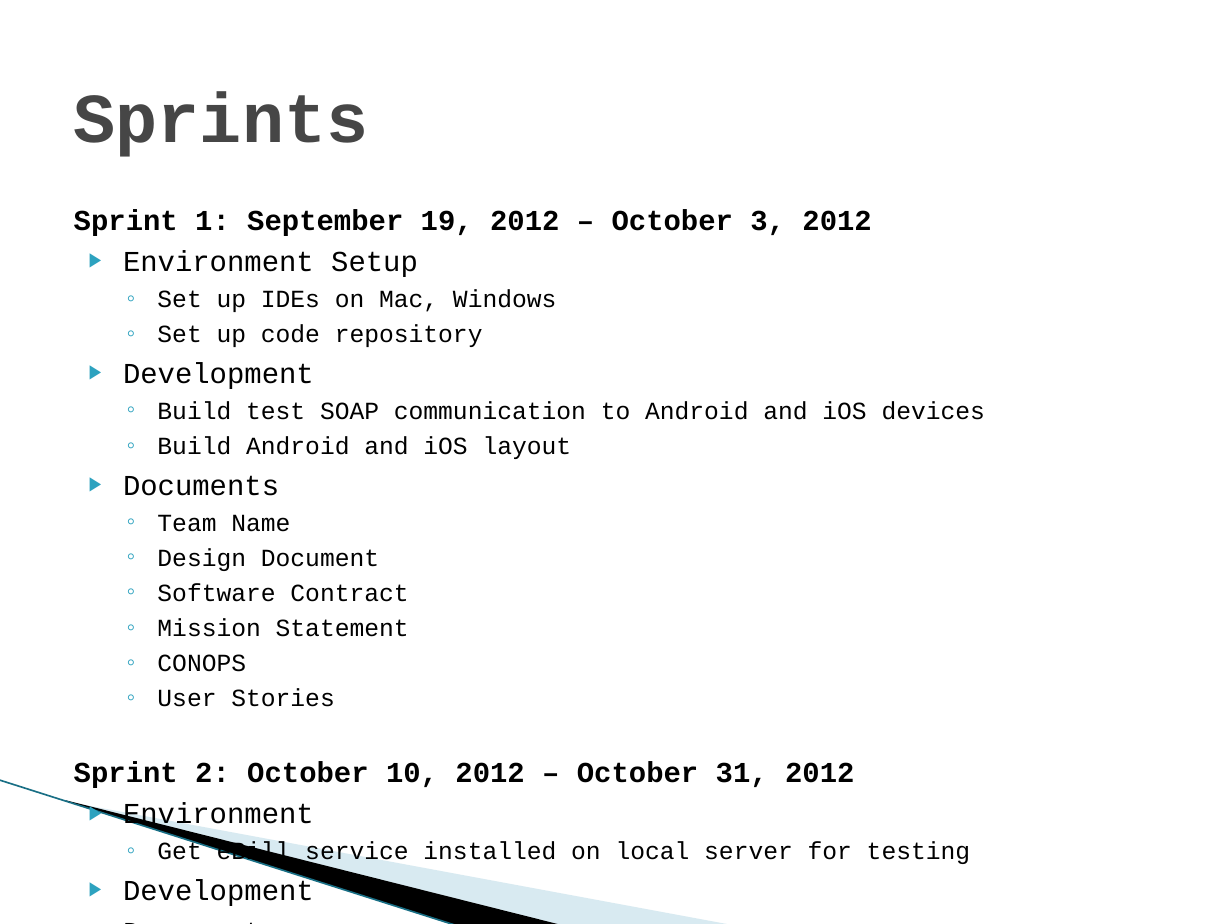
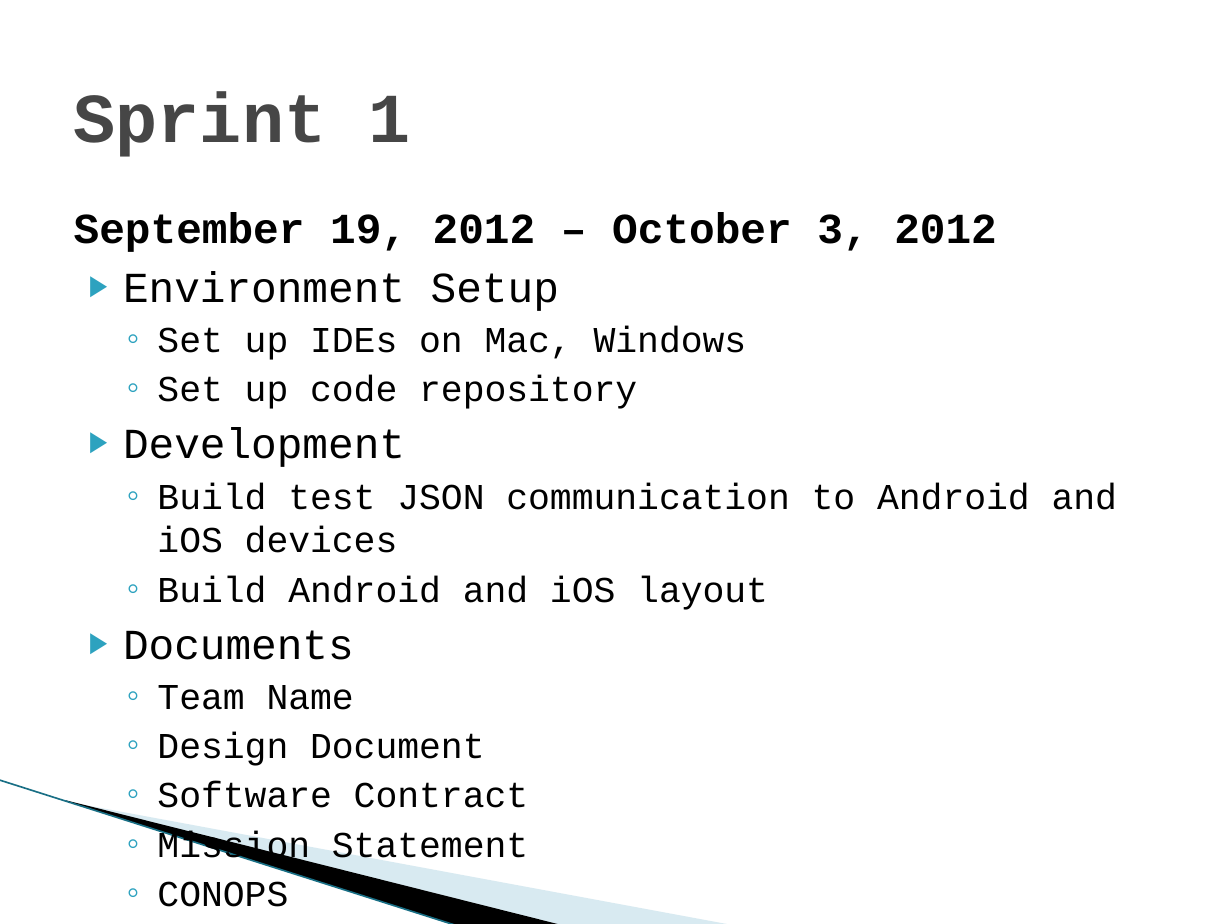
Before and after one commit to SDSMT-CSC/ECPMA, a slide deck: slide 12 of Documentation/Presentation1.pptx (slide 6 before the commit). Drawn at 1232x924 pixels with LibreOffice and Linux fonts; fonts in the diff are those of the drawing; background and template pictures are left out. Boxes give left, top, right and bottom in pixels: in the first picture for what was removed or moved away, otherwise in the second. Text is boxed around its words. In the diff, an @@ line names an element or a change of style, - is before the commit and + after.

```diff
--- a/Documentation/Presentation1.pptx
+++ b/Documentation/Presentation1.pptx
@@ title at box(74, 91, 410, 157): text changed @@
-Sprints
+Sprint 1
@@ text at box(74, 212, 997, 252): text changed; size 16.9 to 25 pt @@
-Sprint 1: September 19, 2012 – October 3, 2012
+September 19, 2012 – October 3, 2012
@@ text at box(123, 271, 768, 907): size 16.9 to 25 pt in "Environment Setup", "Development", "Documents"; size 14.4 to 21.3 pt in "Set up IDEs on Mac, Windows", "Set up code repository", "Build Android and iOS layout", "Team Name" and 5 more places @@
@@ text at box(157, 483, 1117, 553): text changed; size 14.4 to 21.3 pt @@
-  ◦ Build test SOAP communication to Android and iOS devices
+  ◦ Build test JSON communication to Android and iOS devices
@@ text at box(74, 761, 970, 906): paragraphs removed @@
-Sprint 2: October 10, 2012 – October 31, 2012
-▶ Environment
-  ◦ Get eBill service installed on local server for testing
-▶ Development
-▶ Documents
```
Also in this commit, not shown: 5 other slides changed, 7 slides added, 2 slides removed, 4 other files.
